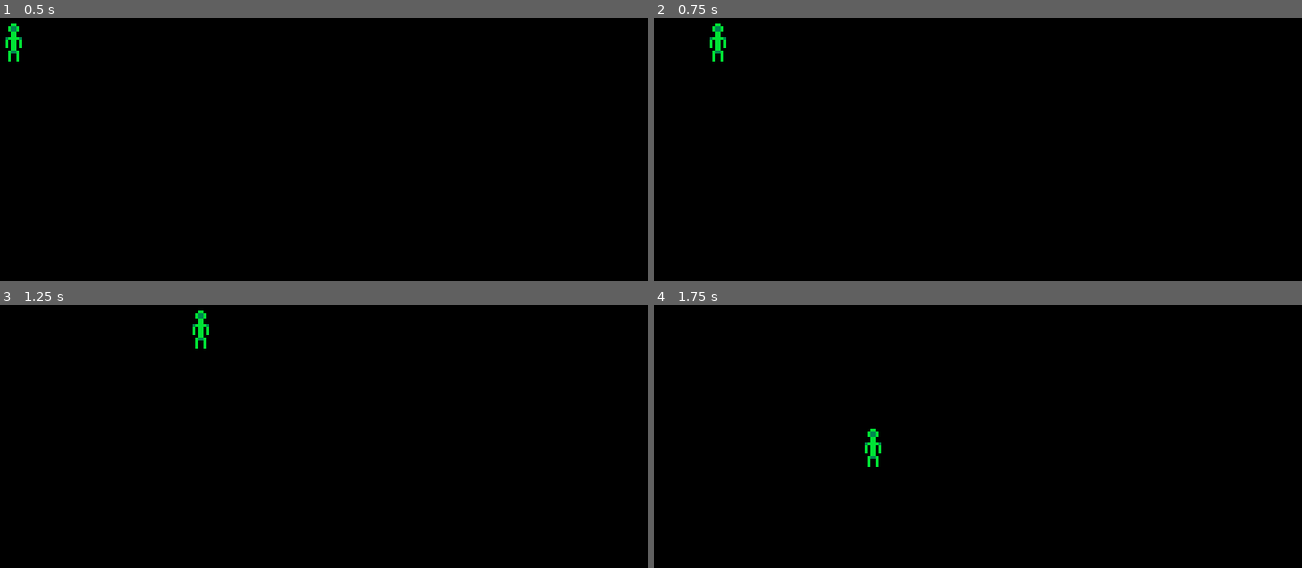
Above: before the commit, frames 1-4 (two rows, left to right).
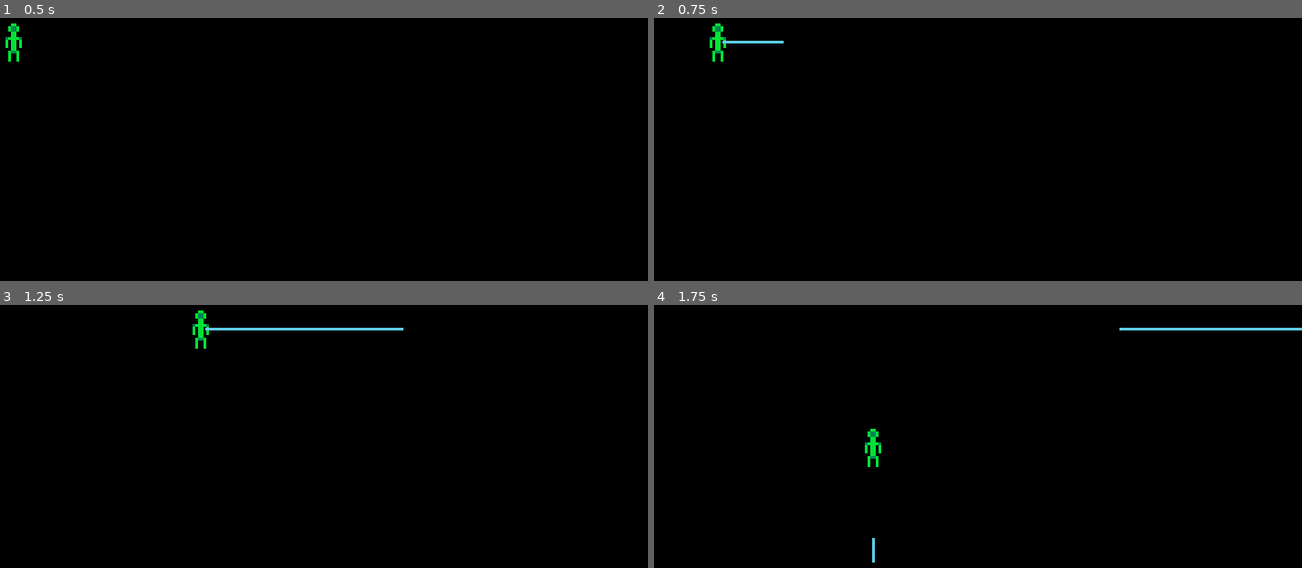
Above: after the commit, the same moments.

Repository: Flirre/GodotGames
Game: Godot game, scene res://Berzerk.tscn
Same seed, same stepped clock (60 frames per second), same inputs: the game is played once before the commit and once after it.
Inputs:
- Up to frame 1 (0.5 s): no input
- Up to frame 2 (0.75 s): tap Enter at 0.5 s; hold Right (move_right) from 0.53 s (still down); hold Space (shoot) from 0.53 s (still down)
- Up to frame 3 (1.25 s): keep holding Right (move_right); keep holding Space (shoot)
- Up to frame 4 (1.75 s): release Right (move_right) at 1.28 s; release Space (shoot) at 1.28 s; hold Down (move_down) from 1.28 s (still down); tap Space (shoot) at 1.35 s

Frame 1 is identical in both runs. In frame 2, 0.1% of the frame differs, in the area x 10-20%, y 8-10%; in frame 3, 0.3%; in frame 4, 0.3%, in the area x 33-100%, y 8-98%.

Commit message:
shooting lasers

Diff:
--- /dev/null
+++ b/berzerk/Berzerk.gd
@@ -0,0 +1,9 @@
+extends Node2D
+
+func _ready():
+    pass
+
+func _on_Player_shoot(laser, position, direction):
+    var l = laser.instance()
+    add_child(l)
+    l.start(position, direction)
--- a/berzerk/Berzerk.tscn
+++ b/berzerk/Berzerk.tscn
@@ -1,30 +1,12 @@
-[gd_scene load_steps=8 format=2]
+[gd_scene load_steps=5 format=2]
 
 [ext_resource path="res://background.png" type="Texture" id=1]
-[ext_resource path="res://Player.png" type="Texture" id=2]
-[ext_resource path="res://KinematicBody2D.gd" type="Script" id=4]
+[ext_resource path="res://Player.tscn" type="PackedScene" id=2]
+[ext_resource path="res://PlayerLaser.tscn" type="PackedScene" id=3]
+[ext_resource path="res://Berzerk.gd" type="Script" id=4]
 
-[sub_resource type="AtlasTexture" id=1]
-atlas = ExtResource( 2 )
-region = Rect2( 0, 0, 6, 14 )
-
-[sub_resource type="AtlasTexture" id=2]
-atlas = ExtResource( 2 )
-region = Rect2( 6, 0, 6, 14 )
-
-[sub_resource type="SpriteFrames" id=3]
-animations = [ {
-"frames": [ SubResource( 1 ), SubResource( 2 ) ],
-"loop": true,
-"name": "default",
-"speed": 5.0
-} ]
-
-[sub_resource type="CapsuleShape2D" id=4]
-radius = 4.0
-height = 7.0
-
-[node name="Node2D" type="Node2D"]
+[node name="Map1" type="Node2D"]
+script = ExtResource( 4 )
 
 [node name="TextureRect" type="TextureRect" parent="."]
 margin_right = 256.0
@@ -34,15 +16,8 @@
 "_edit_use_anchors_": false
 }
 
-[node name="KinematicBody2D" type="KinematicBody2D" parent="."]
-position = Vector2( 24.6273, 125.917 )
-script = ExtResource( 4 )
-speed = 100
-
-[node name="AnimatedSprite" type="AnimatedSprite" parent="KinematicBody2D"]
-position = Vector2( -0.142471, 0.102234 )
-frames = SubResource( 3 )
-
-[node name="CollisionShape2D" type="CollisionShape2D" parent="KinematicBody2D"]
-position = Vector2( -0.142471, 0.102234 )
-shape = SubResource( 4 )
+[node name="Player" parent="." instance=ExtResource( 2 )]
+collision_layer = 2
+collision_mask = 21
+Laser = ExtResource( 3 )
+[connection signal="shoot" from="Player" to="." method="_on_Player_shoot"]
--- /dev/null
+++ b/berzerk/EnemyLaser.tscn
@@ -0,0 +1,19 @@
+[gd_scene load_steps=3 format=2]
+
+[ext_resource path="res://laser.png" type="Texture" id=1]
+
+[sub_resource type="RectangleShape2D" id=1]
+extents = Vector2( 2.05, 0.55 )
+
+[node name="EnemyLaser" type="Area2D"]
+position = Vector2( 10, 10 )
+
+[node name="CollisionShape2D" type="CollisionShape2D" parent="."]
+position = Vector2( 9.53674e-07, 0 )
+shape = SubResource( 1 )
+
+[node name="Sprite" type="Sprite" parent="."]
+position = Vector2( 0.0185871, 0.0148602 )
+texture = ExtResource( 1 )
+region_enabled = true
+region_rect = Rect2( 5, 0, 4, 1 )
--- /dev/null
+++ b/berzerk/Laser.gd
@@ -0,0 +1,36 @@
+extends Area2D
+export (int) var speed
+export (int) var damage
+
+var velocity = Vector2()
+var direction = Vector2()
+
+func _ready():
+    pass
+
+func start(_position, _direction):
+    position = _position
+    match _direction:
+        0:
+            direction = Vector2(0, -1)
+            self.rotate(deg2rad(90))
+        1:
+            direction = Vector2(1, 0)
+        2:
+            direction = Vector2(0, 1)
+            self.rotate(deg2rad(90))
+        3:
+            direction = Vector2(-1, 0)
+    velocity = direction * speed
+    print(velocity)
+
+func _process(delta):
+    position += velocity*delta
+
+func _on_PlayerLaser_body_entered(body):
+    disappear()
+    if(body.has_method("take_damage")):
+        body.take_damage(damage)
+
+func disappear():
+    queue_free()
--- a/berzerk/KinematicBody2D.gd
+++ b/berzerk/Player.gd
@@ -3,7 +3,12 @@
 var game_screen_size
 var player_width
 var player_height
+var player_direction
+enum DIRECTIONS {UP, RIGHT, DOWN, LEFT}
 var velocity: Vector2
+export (PackedScene) var Laser
+signal shoot
+
 
 func _ready():
     game_screen_size = get_viewport_rect().size
@@ -21,14 +26,18 @@
     velocity = Vector2(0,0)
     if(Input.is_action_pressed("move_left")):
         velocity.x = -speed
+        player_direction = DIRECTIONS.LEFT
     if(Input.is_action_pressed("move_right")):
         velocity.x = speed
+        player_direction = DIRECTIONS.RIGHT
     if(Input.is_action_pressed("move_up")):
         velocity.y = -speed
+        player_direction = DIRECTIONS.UP
     if(Input.is_action_pressed("move_down")):
         velocity.y = speed
+        player_direction = DIRECTIONS.DOWN
     if(Input.is_action_pressed("shoot")):
-        self.activate_item()
+        shoot()
 
   #Quit on Q press
     if(Input.is_key_pressed(KEY_Q)):
@@ -39,5 +48,5 @@
     self.position.y = clamp(self.position.y, 0 + player_height, game_screen_size.y-player_height)
 
 
-func activate_item():
-    print('space pressed')
+func shoot():
+    emit_signal("shoot", Laser, global_position, player_direction)
--- /dev/null
+++ b/berzerk/Player.tscn
@@ -0,0 +1,38 @@
+[gd_scene load_steps=7 format=2]
+
+[ext_resource path="res://Player.gd" type="Script" id=1]
+[ext_resource path="res://Player.png" type="Texture" id=2]
+
+
+[sub_resource type="AtlasTexture" id=1]
+atlas = ExtResource( 2 )
+region = Rect2( 0, 0, 6, 14 )
+
+[sub_resource type="AtlasTexture" id=2]
+atlas = ExtResource( 2 )
+region = Rect2( 6, 0, 6, 14 )
+
+[sub_resource type="SpriteFrames" id=3]
+animations = [ {
+"frames": [ SubResource( 1 ), SubResource( 2 ) ],
+"loop": true,
+"name": "default",
+"speed": 5.0
+} ]
+
+[sub_resource type="CapsuleShape2D" id=4]
+radius = 4.0
+height = 7.0
+
+[node name="KinematicBody2D" type="KinematicBody2D"]
+position = Vector2( 24.6273, 125.917 )
+script = ExtResource( 1 )
+speed = 100
+
+[node name="AnimatedSprite" type="AnimatedSprite" parent="."]
+position = Vector2( -0.142471, 0.102234 )
+frames = SubResource( 3 )
+
+[node name="CollisionShape2D" type="CollisionShape2D" parent="."]
+position = Vector2( -0.142471, 0.102234 )
+shape = SubResource( 4 )
--- /dev/null
+++ b/berzerk/PlayerLaser.gd
@@ -0,0 +1 @@
+extends "res://Laser.gd"
--- /dev/null
+++ b/berzerk/PlayerLaser.tscn
@@ -0,0 +1,24 @@
+[gd_scene load_steps=4 format=2]
+
+[ext_resource path="res://laser.png" type="Texture" id=1]
+[ext_resource path="res://PlayerLaser.gd" type="Script" id=2]
+
+[sub_resource type="RectangleShape2D" id=1]
+extents = Vector2( 2.05, 0.55 )
+
+[node name="PlayerLaser" type="Area2D"]
+position = Vector2( 13.3923, 19.3445 )
+collision_layer = 8
+collision_mask = 4
+script = ExtResource( 2 )
+speed = 200
+damage = 10
+
+[node name="CollisionShape2D" type="CollisionShape2D" parent="."]
+shape = SubResource( 1 )
+
+[node name="Sprite" type="Sprite" parent="."]
+texture = ExtResource( 1 )
+region_enabled = true
+region_rect = Rect2( 0, 0, 4, 1 )
+[connection signal="body_entered" from="." to="." method="_on_PlayerLaser_body_entered"]
--- a/berzerk/project.godot
+++ b/berzerk/project.godot
@@ -24,6 +24,7 @@
 window/size/width=256
 window/size/height=224
 window/stretch/mode="2d"
+window/stretch/aspect="keep"
 
 [input]
 
@@ -58,6 +59,14 @@
  ]
 }
 
+[layer_names]
+
+2d_physics/layer_1="walls"
+2d_physics/layer_2="player"
+2d_physics/layer_3="enemies"
+2d_physics/layer_4="playerlaser"
+2d_physics/layer_5="enemylaser"
+
 [rendering]
 
 environment/default_environment="res://default_env.tres"
